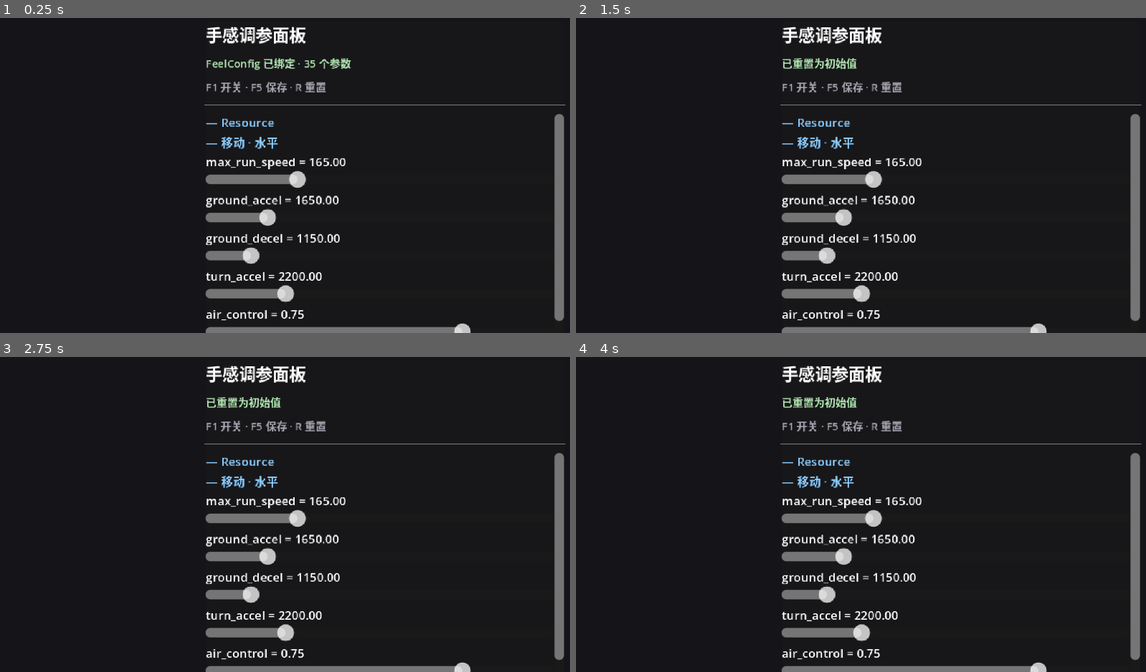
Above: before the commit, frames 1-4 (two rows, left to right).
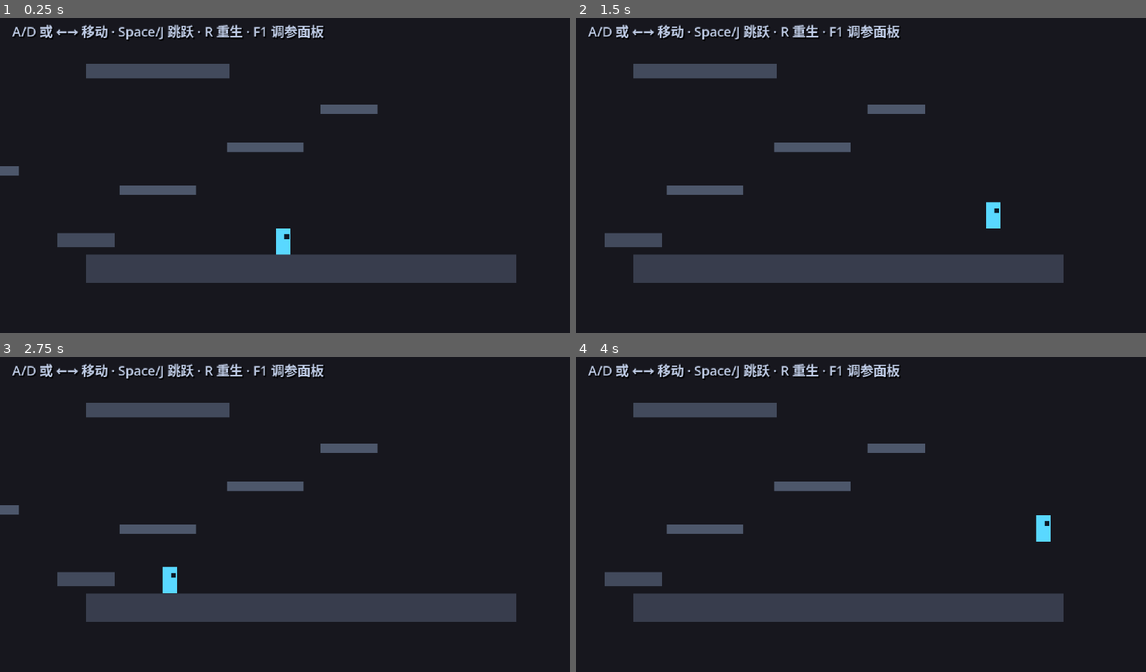
Above: after the commit, the same moments.

Repository: Palard-Lancelot/Palard-ZMD
Game: Godot game, scene res://scenes/boot/boot.tscn
Same seed, same stepped clock (60 frames per second), same inputs: the game is played once before the commit and once after it.
Inputs:
- Up to frame 1 (0.25 s): no input
- Up to frame 2 (1.5 s): tap Enter at 0.5 s; hold Space (jump) 0.53-1.28 s; hold D (move_right) from 0.53 s (still down); tap R at 0.6 s; tap Space (jump) at 1.35 s
- Up to frame 3 (2.75 s): tap Space (jump) at 1.52, 1.82 s; tap R at 1.55, 2.1 s; release D (move_right) at 2.03 s; hold A (move_left) from 2.03 s (still down); hold Space (jump) from 2.03 s (still down)
- Up to frame 4 (4 s): release A (move_left) at 2.78 s; release Space (jump) at 2.78 s; hold D (move_right) from 2.78 s (still down); tap R at 2.85 s; tap Space (jump) at 3.02, 3.32 s; hold Space (jump) from 3.53 s (still down)

The runs differ from the first frame. In frame 1, 17% of the frame differs, in the area x 0-100%, y 2-100%; in frame 2, 17%; in frame 3, 17%; in frame 4, 17%.

Commit message:
feat(player): 玩家移动 + 灰盒测试场景 + 物理回归测试 (阶段0 任务 0.5)
设计依据：DESIGN.md 第 6 节「手感规格」

新增：
- scripts/player/player.gd      走/跳/落，三段式水平加速
                                · 加速/减速/转身 用不同加速度（转身比起步更快）
                                · 土狼时间 + 跳跃缓冲（均 0.10s）
                                · 可变跳跃高度（松手截断上升）
                                · 升降用不同重力倍率
                                · 最小状态机 IDLE/RUN/JUMP/FALL/LAND
- scenes/player/player.tscn     碰撞盒 12x22，视觉方块与碰撞盒一致
                                含 Hurtbox 预留（任务 0.9 用）与 Camera2D
- scenes/world/test_level.tscn  灰盒测试场景：地面 / 4 层平台 / 台阶 / 墙 / 天花板 / 坑
- scripts/world/test_level.gd   出生点、掉落重生、目标平台判定
- tests/test_movement.gd        物理回归测试（8 项断言，全部通过）

修改：
- boot.tscn  空 World 换成 test_level 实例；删掉多余的根 Camera2D
- boot.gd    把 FeelConfig 注入 World；新增 DSH_SKIP_BOOT_QUIT 环境变量开关
- debug_panel.gd  面板移到左上角、宽度 300 到 150、字号缩小、默认隐藏
                  过滤 PROPERTY_USAGE_CATEGORY（脚本类描述会被当成垃圾分组 Resource）

验证：tests/test_movement.gd 8/8 通过
  · 自由落体精确停在地面 y=14.0（理论值 14.0）
  · 跳跃峰值 46px（目标 48px，离散积分的正常偏差）
  · 水平速度精确达到 165.0

已知偏差：跳跃峰值比理论低约 4%（Euler 离散积分每帧多算一次重力，45 帧累计约 2px）

Diff:
--- a/scenes/boot/boot.tscn
+++ b/scenes/boot/boot.tscn
@@ -2,13 +2,11 @@
 
 [ext_resource type="Script" path="res://scripts/boot/boot.gd" id="1_boot"]
 [ext_resource type="PackedScene" path="res://scenes/debug/debug_panel.tscn" id="2_debug_panel"]
+[ext_resource type="PackedScene" path="res://scenes/world/test_level.tscn" id="3_test_level"]
 
 [node name="Boot" type="Node2D"]
 script = ExtResource("1_boot")
 
-[node name="Camera2D" type="Camera2D" parent="."]
-position = Vector2(240, 135)
-
-[node name="World" type="Node2D" parent="."]
+[node name="World" parent="." instance=ExtResource("3_test_level")]
 
 [node name="DebugPanel" parent="." instance=ExtResource("2_debug_panel")]
--- /dev/null
+++ b/scenes/player/player.tscn
@@ -0,0 +1,39 @@
+[gd_scene load_steps=4 format=3]
+
+[ext_resource type="Script" path="res://scripts/player/player.gd" id="1_player"]
+
+[sub_resource type="RectangleShape2D" id="RectangleShape2D_player"]
+size = Vector2(12, 22)
+
+[sub_resource type="RectangleShape2D" id="RectangleShape2D_hurtbox"]
+size = Vector2(14, 24)
+
+[node name="Player" type="CharacterBody2D"]
+collision_layer = 2
+collision_mask = 1
+script = ExtResource("1_player")
+
+[node name="CollisionShape2D" type="CollisionShape2D" parent="."]
+position = Vector2(0, -11)
+shape = SubResource("RectangleShape2D_player")
+
+[node name="BodyVisual" type="Polygon2D" parent="."]
+color = Color(0.35, 0.85, 1, 1)
+polygon = PackedVector2Array(-6, -22, 6, -22, 6, 0, -6, 0)
+
+[node name="EyeVisual" type="Polygon2D" parent="."]
+color = Color(0.05, 0.1, 0.15, 1)
+polygon = PackedVector2Array(1, -17, 5, -17, 5, -13, 1, -13)
+
+[node name="Hurtbox" type="Area2D" parent="."]
+collision_layer = 8
+collision_mask = 0
+
+[node name="CollisionShape2D" type="CollisionShape2D" parent="Hurtbox"]
+position = Vector2(0, -11)
+shape = SubResource("RectangleShape2D_hurtbox")
+
+[node name="Camera2D" type="Camera2D" parent="."]
+position = Vector2(0, -40)
+position_smoothing_enabled = true
+position_smoothing_speed = 8.0
--- /dev/null
+++ b/scenes/world/test_level.tscn
@@ -0,0 +1,229 @@
+[gd_scene load_steps=16 format=3]
+
+[ext_resource type="PackedScene" path="res://scenes/player/player.tscn" id="1_player"]
+[ext_resource type="Script" path="res://scripts/world/test_level.gd" id="2_level"]
+
+[sub_resource type="RectangleShape2D" id="RectangleShape2D_ground"]
+size = Vector2(360, 24)
+
+[sub_resource type="RectangleShape2D" id="RectangleShape2D_plat_a"]
+size = Vector2(64, 8)
+
+[sub_resource type="RectangleShape2D" id="RectangleShape2D_plat_b"]
+size = Vector2(64, 8)
+
+[sub_resource type="RectangleShape2D" id="RectangleShape2D_plat_c"]
+size = Vector2(48, 8)
+
+[sub_resource type="RectangleShape2D" id="RectangleShape2D_plat_d"]
+size = Vector2(40, 8)
+
+[sub_resource type="RectangleShape2D" id="RectangleShape2D_plat_e"]
+size = Vector2(48, 8)
+
+[sub_resource type="RectangleShape2D" id="RectangleShape2D_step"]
+size = Vector2(48, 12)
+
+[sub_resource type="RectangleShape2D" id="RectangleShape2D_wall"]
+size = Vector2(12, 96)
+
+[sub_resource type="RectangleShape2D" id="RectangleShape2D_ceiling"]
+size = Vector2(120, 12)
+
+[sub_resource type="RectangleShape2D" id="RectangleShape2D_pit"]
+size = Vector2(8, 64)
+
+[node name="TestLevel" type="Node2D"]
+script = ExtResource("2_level")
+
+[node name="Background" type="ColorRect" parent="."]
+offset_left = -200.0
+offset_top = -200.0
+offset_right = 900.0
+offset_bottom = 400.0
+color = Color(0.09, 0.09, 0.12, 1)
+show_behind_parent = true
+mouse_filter = 2
+
+[node name="WinBoxTop" type="ColorRect" parent="Background"]
+offset_left = 320.0
+offset_top = 0.0
+offset_right = 420.0
+offset_bottom = 10.0
+color = Color(0.55, 0.35, 0.75, 1)
+
+[node name="WinBox" type="Area2D" parent="."]
+collision_layer = 0
+collision_mask = 2
+
+[node name="CollisionShape2D" type="CollisionShape2D" parent="WinBox"]
+position = Vector2(370, -6)
+shape = SubResource("RectangleShape2D_plat_d")
+
+[node name="Ground" type="StaticBody2D" parent="."]
+collision_layer = 1
+collision_mask = 0
+
+[node name="CollisionShape2D" type="CollisionShape2D" parent="Ground"]
+position = Vector2(240, 26)
+shape = SubResource("RectangleShape2D_ground")
+
+[node name="Visual" type="ColorRect" parent="Ground"]
+offset_left = 60.0
+offset_top = 14.0
+offset_right = 420.0
+offset_bottom = 38.0
+color = Color(0.22, 0.24, 0.3, 1)
+mouse_filter = 2
+
+[node name="PlatformA" type="StaticBody2D" parent="."]
+position = Vector2(120, -40)
+collision_layer = 1
+collision_mask = 0
+
+[node name="CollisionShape2D" type="CollisionShape2D" parent="PlatformA"]
+shape = SubResource("RectangleShape2D_plat_a")
+
+[node name="Visual" type="ColorRect" parent="PlatformA"]
+offset_left = -32.0
+offset_top = -4.0
+offset_right = 32.0
+offset_bottom = 4.0
+color = Color(0.3, 0.34, 0.42, 1)
+mouse_filter = 2
+
+[node name="PlatformB" type="StaticBody2D" parent="."]
+position = Vector2(210, -76)
+collision_layer = 1
+collision_mask = 0
+
+[node name="CollisionShape2D" type="CollisionShape2D" parent="PlatformB"]
+shape = SubResource("RectangleShape2D_plat_b")
+
+[node name="Visual" type="ColorRect" parent="PlatformB"]
+offset_left = -32.0
+offset_top = -4.0
+offset_right = 32.0
+offset_bottom = 4.0
+color = Color(0.3, 0.34, 0.42, 1)
+mouse_filter = 2
+
+[node name="PlatformC" type="StaticBody2D" parent="."]
+position = Vector2(280, -108)
+collision_layer = 1
+collision_mask = 0
+
+[node name="CollisionShape2D" type="CollisionShape2D" parent="PlatformC"]
+shape = SubResource("RectangleShape2D_plat_c")
+
+[node name="Visual" type="ColorRect" parent="PlatformC"]
+offset_left = -24.0
+offset_top = -4.0
+offset_right = 24.0
+offset_bottom = 4.0
+color = Color(0.3, 0.34, 0.42, 1)
+mouse_filter = 2
+
+[node name="PlatformD" type="StaticBody2D" parent="."]
+position = Vector2(-20, -56)
+collision_layer = 1
+collision_mask = 0
+
+[node name="CollisionShape2D" type="CollisionShape2D" parent="PlatformD"]
+shape = SubResource("RectangleShape2D_plat_e")
+
+[node name="Visual" type="ColorRect" parent="PlatformD"]
+offset_left = -24.0
+offset_top = -4.0
+offset_right = 24.0
+offset_bottom = 4.0
+color = Color(0.3, 0.34, 0.42, 1)
+mouse_filter = 2
+
+[node name="Step" type="StaticBody2D" parent="."]
+position = Vector2(60, 2)
+collision_layer = 1
+collision_mask = 0
+
+[node name="CollisionShape2D" type="CollisionShape2D" parent="Step"]
+shape = SubResource("RectangleShape2D_step")
+
+[node name="Visual" type="ColorRect" parent="Step"]
+offset_left = -24.0
+offset_top = -6.0
+offset_right = 24.0
+offset_bottom = 6.0
+color = Color(0.26, 0.29, 0.36, 1)
+mouse_filter = 2
+
+[node name="Wall" type="StaticBody2D" parent="."]
+position = Vector2(-52, 0)
+collision_layer = 1
+collision_mask = 0
+
+[node name="CollisionShape2D" type="CollisionShape2D" parent="Wall"]
+shape = SubResource("RectangleShape2D_wall")
+
+[node name="Visual" type="ColorRect" parent="Wall"]
+offset_left = -6.0
+offset_top = -48.0
+offset_right = 6.0
+offset_bottom = 48.0
+color = Color(0.26, 0.29, 0.36, 1)
+mouse_filter = 2
+
+[node name="Ceiling" type="StaticBody2D" parent="."]
+position = Vector2(120, -140)
+collision_layer = 1
+collision_mask = 0
+
+[node name="CollisionShape2D" type="CollisionShape2D" parent="Ceiling"]
+shape = SubResource("RectangleShape2D_ceiling")
+
+[node name="Visual" type="ColorRect" parent="Ceiling"]
+offset_left = -60.0
+offset_top = -6.0
+offset_right = 60.0
+offset_bottom = 6.0
+color = Color(0.26, 0.29, 0.36, 1)
+mouse_filter = 2
+
+[node name="PitLeft" type="StaticBody2D" parent="."]
+position = Vector2(-12, 40)
+collision_layer = 1
+collision_mask = 0
+
+[node name="CollisionShape2D" type="CollisionShape2D" parent="PitLeft"]
+shape = SubResource("RectangleShape2D_pit")
+
+[node name="PitRight" type="StaticBody2D" parent="."]
+position = Vector2(492, 40)
+collision_layer = 1
+collision_mask = 0
+
+[node name="CollisionShape2D" type="CollisionShape2D" parent="PitRight"]
+shape = SubResource("RectangleShape2D_pit")
+
+[node name="Player" parent="." instance=ExtResource("1_player")]
+position = Vector2(225, 0)
+
+[node name="Camera2D" type="Camera2D" parent="Player"]
+limit_left = -12
+limit_top = -170
+limit_right = 492
+limit_bottom = 60
+
+[node name="HUD" type="CanvasLayer" parent="."]
+layer = 50
+
+[node name="Hint" type="Label" parent="HUD"]
+offset_left = 10.0
+offset_top = 8.0
+offset_right = 400.0
+offset_bottom = 30.0
+text = "A/D 或 ←→ 移动 · Space/J 跳跃 · R 重生 · F1 调参面板"
+theme_override_colors/font_color = Color(0.75, 0.8, 0.9, 1)
+theme_override_colors/font_shadow_color = Color(0, 0, 0, 0.8)
+theme_override_constants/shadow_offset_x = 1
+theme_override_constants/shadow_offset_y = 1
+theme_override_font_sizes/font_size = 11
--- a/scripts/boot/boot.gd
+++ b/scripts/boot/boot.gd
@@ -19,6 +19,7 @@
 var feel: Resource = null
 
 @onready var debug_panel: CanvasLayer = $DebugPanel
+@onready var world: Node2D = $World
 
 
 func _ready() -> void:
@@ -28,13 +29,26 @@
 	debug_panel.bind(feel)
 	_log("调试面板已绑定 —— 按 F1 打开")
 
+	# 把手感配置注入世界（玩家从 TestLevel 拿到它）
+	if world.has_method("setup_player"):
+		world.setup_player(feel)
+		_log("FeelConfig 已注入 World")
+	else:
+		push_warning("World 节点没有 setup_player() 方法 —— 玩家将拿不到手感配置")
+
 	_print_feel_summary()
 	_print_validation()
 
-	# 无头模式下直接退出，供 CI / 命令行自检使用
-	if DisplayServer.get_name() == "headless":
+	# 无头模式下直接退出，供命令行自检使用。
+	# ⚠️ 自动化测试会以本场景为依赖加载，此时必须跳过退出，
+	#    否则整个 SceneTree 会提前结束，测试跑不完。
+	#    用法：设置环境变量 DSH_SKIP_BOOT_QUIT=1
+	var skip_quit := OS.get_environment("DSH_SKIP_BOOT_QUIT") == "1"
+	if DisplayServer.get_name() == "headless" and not skip_quit:
 		_log("headless 自检完成，退出")
 		get_tree().quit()
+	else:
+		_log("进入游戏 —— R 重生 · F1 调参 · Esc 退出")
 
 
 func _unhandled_input(event: InputEvent) -> void:
--- a/scripts/debug/debug_panel.gd
+++ b/scripts/debug/debug_panel.gd
@@ -18,7 +18,11 @@
 const FeelConfigScript := preload("res://scripts/config/feel_config.gd")
 
 const SAVE_PATH := "user://feel_config_saved.tres"
-const PANEL_WIDTH := 300.0
+## 面板宽度按「视口坐标」计（CanvasLayer 随 stretch 一起缩放）。
+## 基准视口 480×270 → 150 约占 31%，留够空间看游戏。
+const PANEL_WIDTH := 150.0
+const FONT_SMALL := 8
+const FONT_TITLE := 11
 
 var feel: Resource = null
 
@@ -32,9 +36,9 @@
 func _ready() -> void:
 	layer = 100
 	_build_ui()
-	# debug 构建下默认展开：否则新手根本不知道有这个面板
-	# （正式导出后 is_debug_build() 为 false，默认隐藏）
-	visible = OS.is_debug_build()
+	# 默认隐藏：让玩家先纯粹感受手感，需要调参时按 F1 打开。
+	# （之前设成 is_debug_build() 默认展开，实测面板会挡住游戏主体）
+	visible = false
 
 
 ## 由 boot.gd 调用：绑定手感配置并生成滑块
@@ -62,18 +66,17 @@
 # ============================================================
 
 func _build_ui() -> void:
-	# 直接把 PanelContainer 锚定到右侧。
-	# ⚠️ 不要用 MarginContainer + set_anchors_preset 做定位：
-	#    CanvasLayer 没有尺寸，锚点会解析为 0，面板会被放到屏幕外。
+	# 面板放在**左上角**（不是右上角）：玩家出生点在画面中部，
+	# 右上角会挡住游戏主体；左上角只压住背景。
 	_root = PanelContainer.new()
-	_root.anchor_left = 1.0
-	_root.anchor_right = 1.0
+	_root.anchor_left = 0.0
+	_root.anchor_right = 0.0
 	_root.anchor_top = 0.0
 	_root.anchor_bottom = 0.0
-	_root.offset_left = -PANEL_WIDTH - 8.0
-	_root.offset_right = -8.0
-	_root.offset_top = 8.0
-	_root.offset_bottom = 8.0
+	_root.offset_left = 6.0
+	_root.offset_right = 6.0 + PANEL_WIDTH
+	_root.offset_top = 6.0
+	_root.offset_bottom = 6.0
 	_root.grow_vertical = Control.GROW_DIRECTION_END
 	_root.mouse_filter = Control.MOUSE_FILTER_STOP
 	add_child(_root)
@@ -84,34 +87,36 @@
 
 	# --- 标题 ---
 	var title := Label.new()
-	title.text = "手感调参面板"
-	title.add_theme_font_size_override("font_size", 14)
+	title.text = "手感调参"
+	title.add_theme_font_size_override("font_size", FONT_TITLE)
 	outer.add_child(title)
 
 	# --- 状态行 ---
 	_status = Label.new()
 	_status.text = "未绑定 FeelConfig"
-	_status.add_theme_font_size_override("font_size", 9)
+	_status.add_theme_font_size_override("font_size", FONT_SMALL)
+	_status.autowrap_mode = TextServer.AUTOWRAP_WORD_SMART
 	_status.modulate = Color(0.7, 0.9, 0.7)
 	outer.add_child(_status)
 
 	var keys := Label.new()
 	keys.text = "F1 开关 · F5 保存 · R 重置"
-	keys.add_theme_font_size_override("font_size", 9)
+	keys.add_theme_font_size_override("font_size", FONT_SMALL)
 	keys.modulate = Color(0.65, 0.65, 0.7)
 	outer.add_child(keys)
 
 	outer.add_child(HSeparator.new())
 
 	# --- 滚动区 ---
+	# 高度按视口 270 计：留出标题/状态行后约 200
 	var scroll := ScrollContainer.new()
-	scroll.custom_minimum_size = Vector2(PANEL_WIDTH - 16.0, 460.0)
+	scroll.custom_minimum_size = Vector2(PANEL_WIDTH - 14.0, 200.0)
 	scroll.horizontal_scroll_mode = ScrollContainer.SCROLL_MODE_DISABLED
 	outer.add_child(scroll)
 
 	_list = VBoxContainer.new()
 	_list.size_flags_horizontal = Control.SIZE_EXPAND_FILL
-	_list.add_theme_constant_override("separation", 2)
+	_list.add_theme_constant_override("separation", 1)
 	scroll.add_child(_list)
 
 
@@ -133,7 +138,11 @@
 		var ptype: int = prop.get("type", 0)
 		var pusage: int = prop.get("usage", 0)
 
-		# PROPERTY_USAGE_GROUP 的 name 就是分组名
+		# PROPERTY_USAGE_GROUP 的 name 就是分组名。
+		# ⚠️ 必须排除 PROPERTY_USAGE_CATEGORY：脚本的类描述会被当成
+		#    一个 category 抛出来（显示为 "— Resource"），那是垃圾分组。
+		if pusage & PROPERTY_USAGE_CATEGORY:
+			continue
 		if pusage & PROPERTY_USAGE_GROUP:
 			current_group = pname
 			_add_group_header(current_group)
@@ -151,8 +160,8 @@
 
 func _add_group_header(group_name: String) -> void:
 	var header := Label.new()
-	header.text = "— " + group_name
-	header.add_theme_font_size_override("font_size", 10)
+	header.text = "· " + group_name
+	header.add_theme_font_size_override("font_size", FONT_SMALL + 1)
 	header.modulate = Color(0.55, 0.8, 1.0)
 	_list.add_child(header)
 
@@ -192,7 +201,8 @@
 
 	var label := Label.new()
 	label.text = "%s = %s" % [pname, _fmt(value, is_int)]
-	label.add_theme_font_size_override("font_size", 10)
+	label.add_theme_font_size_override("font_size", FONT_SMALL)
+	label.clip_text = true
 	row.add_child(label)
 
 	var slider := HSlider.new()
@@ -200,7 +210,7 @@
 	slider.max_value = vmax
 	slider.step = vstep
 	slider.value = float(value)
-	slider.custom_minimum_size = Vector2(PANEL_WIDTH - 40.0, 0.0)
+	slider.custom_minimum_size = Vector2(PANEL_WIDTH - 26.0, 0.0)
 	row.add_child(slider)
 
 	_sliders[pname] = {
--- /dev/null
+++ b/scripts/player/player.gd
@@ -0,0 +1,166 @@
+extends CharacterBody2D
+## 玩家移动（阶段 0 任务 0.5）
+##
+## 职责范围：只做「走 / 跳 / 落」。攻击、受击、冲刺在后续任务（0.7–0.9）加入。
+##
+## 设计依据（DESIGN.md 第 6 节「手感规格」）：
+##   - 三段式水平加速：起步 / 减速 / 转身 各用不同加速度
+##     → 转身比起步更快，这是 Dead Cells 的招牌"干脆感"
+##   - 土狼时间（Coyote Time）：离开平台后短暂仍可起跳
+##   - 跳跃缓冲（Jump Buffer）：落地前按跳会被记住
+##   - 可变跳跃高度：松开跳跃键立刻衰减上升速度
+##
+## ⚠️ 所有手感数值都从 FeelConfig 读取，不得硬编码（DESIGN.md 第 12 节约束）
+
+## 由 boot.gd 注入
+var feel: Resource = null
+
+## 状态枚举（完整状态机在 0.6，这里先用最小集合）
+enum State { IDLE, RUN, JUMP, FALL, LAND }
+
+var state: State = State.IDLE
+
+## 计时器（秒）
+var _coyote_timer: float = 0.0
+var _jump_buffer_timer: float = 0.0
+## 落地后短暂显示 LAND 状态
+var _land_timer: float = 0.0
+
+## 是否处于跳跃的"上升期"（用于可变跳跃高度）
+var _is_rising: bool = false
+
+@onready var _body_visual: Polygon2D = $BodyVisual
+
+## 便于调试面板 / 日志读取
+var debug_state_name: String = "IDLE"
+
+
+func setup(config: Resource) -> void:
+	feel = config
+
+
+func _physics_process(delta: float) -> void:
+	if feel == null:
+		return
+
+	_update_timers(delta)
+	_handle_jump_input()
+	_apply_gravity(delta)
+	_apply_horizontal(delta)
+	_update_state()
+
+	move_and_slide()
+
+
+# ============================================================
+# 计时器：土狼时间 / 跳跃缓冲 / 落地
+# ============================================================
+
+func _update_timers(delta: float) -> void:
+	var was_on_floor := is_on_floor()
+
+	# --- 土狼时间 ---
+	if was_on_floor:
+		_coyote_timer = feel.coyote_time
+	else:
+		_coyote_timer = maxf(0.0, _coyote_timer - delta)
+
+	# --- 跳跃缓冲 ---
+	if Input.is_action_just_pressed("jump"):
+		_jump_buffer_timer = feel.jump_buffer_time
+	else:
+		_jump_buffer_timer = maxf(0.0, _jump_buffer_timer - delta)
+
+	# --- 起跳瞬间：松开跳跃键 → 截断上升速度（可变跳跃高度）---
+	if _is_rising and not Input.is_action_pressed("jump"):
+		velocity.y = maxf(velocity.y, -feel.jump_velocity * feel.jump_cut_mult)
+		_is_rising = false
+
+	# --- 上升 / 下落 切换 ---
+	if velocity.y < 0.0:
+		_is_rising = true
+	elif velocity.y >= 0.0:
+		_is_rising = false
+
+	# --- 落地检测（用于 LAND 状态与计时重置）---
+	if not was_on_floor and is_on_floor():
+		_land_timer = 0.10
+		_coyote_timer = feel.coyote_time
+	_land_timer = maxf(0.0, _land_timer - delta)
+
+
+# ============================================================
+# 跳跃：缓冲 + 土狼时间
+# ============================================================
+
+func _handle_jump_input() -> void:
+	# 缓冲窗口内有输入 且 土狼窗口内（或在地面）→ 起跳
+	if _jump_buffer_timer > 0.0 and _coyote_timer > 0.0:
+		velocity.y = -feel.jump_velocity
+		_jump_buffer_timer = 0.0
+		_coyote_timer = 0.0
+		_is_rising = true
+
+
+# ============================================================
+# 重力：上升 / 下落 用不同倍率
+# ============================================================
+
+func _apply_gravity(delta: float) -> void:
+	# ⚠️ 显式标注 float：feel 声明为 Resource，其属性参与运算后无法类型推断
+	var g: float = feel.gravity
+	if velocity.y < 0.0:
+		g *= feel.rise_gravity_mult
+	else:
+		g *= feel.fall_gravity_mult
+
+	velocity.y += g * delta
+	velocity.y = minf(velocity.y, feel.max_fall_speed)
+
+
+# ============================================================
+# 水平移动：三段式加速（起步 / 减速 / 转身）
+# ============================================================
+
+func _apply_horizontal(delta: float) -> void:
+	var dir := Input.get_axis("move_left", "move_right")
+	var air_mult: float = feel.air_control if not is_on_floor() else 1.0
+
+	if is_zero_approx(dir):
+		# --- 无输入：减速 ---
+		velocity.x = move_toward(velocity.x, 0.0, feel.ground_decel * air_mult * delta)
+	else:
+		var target: float = dir * feel.max_run_speed
+		var accel: float
+		if not is_zero_approx(velocity.x) and signf(velocity.x) != signf(dir):
+			# --- 反向输入：转身（比起步更快）---
+			accel = feel.turn_accel
+		else:
+			# --- 同向或静止：起步 ---
+			accel = feel.ground_accel
+		velocity.x = move_toward(velocity.x, target, accel * air_mult * delta)
+
+
+# ============================================================
+# 状态判定（完整状态机在任务 0.6 实现）
+# ============================================================
+
+func _update_state() -> void:
+	var prev := state
+	if _land_timer > 0.0 and is_on_floor():
+		state = State.LAND
+	elif not is_on_floor():
+		state = State.JUMP if velocity.y < 0.0 else State.FALL
+	elif absf(velocity.x) > 1.0:
+		state = State.RUN
+	else:
+		state = State.IDLE
+
+	if state != prev:
+		debug_state_name = State.keys()[state]
+		if feel.show_state_debug:
+			print("[PLAYER] 状态 %s → %s" % [State.keys()[prev], debug_state_name])
+
+	# 朝向：让视觉方块朝移动方向翻转（视觉提示，后续用真实动画替代）
+	if not is_zero_approx(velocity.x):
+		_body_visual.scale.x = signf(velocity.x)
--- /dev/null
+++ b/scripts/world/test_level.gd
@@ -0,0 +1,61 @@
+extends Node2D
+## 灰盒测试场景（阶段 0 任务 0.5）
+##
+## 用途：验证玩家移动手感 —— 走 / 跳 / 落 / 土狼时间 / 跳跃缓冲
+## 场景内容：地面、4 层递进平台、台阶、墙、天花板、坑
+##
+## 设计说明：全部用 ColorRect 色块，不接美术。
+## 手感没调对之前画美术等于白画（DESIGN.md 第 7 节）。
+
+## 出生点：站在地面上（脚底对齐 y=0），且头顶无遮挡、不在平台正下方
+const SPAWN_POSITION := Vector2(225, 0)
+
+## 掉出这个高度以下就重生
+const DEATH_Y := 200.0
+
+@onready var player: CharacterBody2D = $Player
+@onready var win_box: Area2D = $WinBox
+
+var _spawn: Vector2
+var _fell_count: int = 0
+var _cleared: bool = false
+
+
+func _ready() -> void:
+	_spawn = SPAWN_POSITION
+	player.position = _spawn
+	win_box.body_entered.connect(_on_win_box_entered)
+	print("[LEVEL] 灰盒测试场景就绪 —— 目标：踩到右上角紫色方块")
+
+
+func _unhandled_input(event: InputEvent) -> void:
+	if event is InputEventKey and event.pressed and not event.echo:
+		if event.keycode == KEY_R:
+			respawn()
+			get_viewport().set_input_as_handled()
+
+
+func _physics_process(_delta: float) -> void:
+	# 掉出地图 → 自动重生
+	if player.position.y > DEATH_Y:
+		_fell_count += 1
+		print("[LEVEL] 掉落重生（第 %d 次）" % _fell_count)
+		respawn()
+
+
+## 由 boot.gd 调用，把 FeelConfig 透传给玩家
+func setup_player(config: Resource) -> void:
+	player.setup(config)
+
+
+func respawn() -> void:
+	player.position = _spawn
+	player.velocity = Vector2.ZERO
+	_cleared = false
+
+
+func _on_win_box_entered(body: Node2D) -> void:
+	if _cleared or body != player:
+		return
+	_cleared = true
+	print("[LEVEL] ★ 到达目标平台！")
--- /dev/null
+++ b/tests/test_movement.gd
@@ -0,0 +1,175 @@
+extends SceneTree
+## 移动物理回归测试（阶段 0 任务 0.5）
+##
+## 用途：不开窗口，自动验证「走 / 跳 / 落」的物理正确性。
+## 每次改动 player.gd 或 feel_config.gd 后都应该跑一遍。
+##
+## 用法：
+##   $env:DSH_SKIP_BOOT_QUIT = "1"
+##   & $GODOT --headless --path . --script "res://tests/test_movement.gd"
+##
+## ⚠️ 必须设置 DSH_SKIP_BOOT_QUIT=1，否则 boot.gd 的 headless 自检会提前退出整个 SceneTree。
+
+const GROUND_TOP := 14.0          ## 测试场景地面顶部的全局 y
+const CLEAR_COLUMN_X := 330.0     ## 无天花板 / 无平台的空旷列
+const EPSILON_Y := 2.0
+
+const CASE_COUNT := 3
+
+var _player: CharacterBody2D = null
+var _started := false
+var _case := 0
+var _frame := 0
+var _min_y := 0.0
+var _max_y := 0.0
+var _landed_frame := -1
+var _results: Array = []
+
+
+func _physics_process(_d: float) -> bool:
+	if not _started:
+		_boot()
+		return false
+
+	_frame += 1
+	_min_y = minf(_min_y, _player.position.y)
+	_max_y = maxf(_max_y, _player.position.y)
+	if _player.is_on_floor() and _landed_frame < 0:
+		_landed_frame = _frame
+
+	_apply_input()
+
+	var total := _total_frames()
+	if _frame >= total:
+		_finish_case()
+		_case += 1
+		if _case >= CASE_COUNT:
+			_report()
+			return true
+		_begin_case()
+	return false
+
+
+# ============================================================
+# 用例定义
+# ============================================================
+
+func _total_frames() -> int:
+	match _case:
+		0: return 70    # 自由落体（约 42 帧落地 + 余量）
+		1: return 70    # 原地跳跃：滞空 0.75s = 45 帧，从第 8 帧起跳 → 需 ~55 帧落地，留余量
+		2: return 40    # 向右跑
+	return 30
+
+
+func _begin_case() -> void:
+	_frame = 0
+	_landed_frame = -1
+	Input.action_release("move_right")
+	Input.action_release("move_left")
+	Input.action_release("jump")
+
+	match _case:
+		0:
+			_player.position = Vector2(CLEAR_COLUMN_X, -150)
+			_player.velocity = Vector2.ZERO
+		1:
+			_player.position = Vector2(CLEAR_COLUMN_X, GROUND_TOP)
+			_player.velocity = Vector2.ZERO
+		2:
+			_player.position = Vector2(CLEAR_COLUMN_X, GROUND_TOP)
+			_player.velocity = Vector2.ZERO
+
+	_min_y = _player.position.y
+	_max_y = _player.position.y
+
+
+func _apply_input() -> void:
+	match _case:
+		1:
+			# 第 8 帧起按住跳跃（留出落地稳定的时间）
+			if _frame >= 8:
+				if not Input.is_action_pressed("jump"):
+					Input.action_press("jump")
+		2:
+			if _frame >= 8:
+				Input.action_press("move_right")
+
+
+func _finish_case() -> void:
+	Input.action_release("move_right")
+	Input.action_release("move_left")
+	Input.action_release("jump")
+
+	var name := ""
+	var checks: Array = []
+
+	match _case:
+		0:
+			name = "自由落体停在地面"
+			checks = [
+				["落地检测", _landed_frame > 0],
+				["停在地面 y≈%.0f（实测 %.1f）" % [GROUND_TOP, _player.position.y],
+					absf(_player.position.y - GROUND_TOP) < EPSILON_Y],
+				["垂直静止", absf(_player.velocity.y) < 1.0],
+			]
+		1:
+			name = "跳跃高度符合配置（目标 48px）"
+			var peak: float = GROUND_TOP - _min_y
+			checks = [
+				["跳跃发生（峰值 %.1fpx > 5）" % peak, peak > 5.0],
+				["峰值在 36–60px 之间（±25%）", peak > 36.0 and peak < 60.0],
+				["落回地面", absf(_player.position.y - GROUND_TOP) < EPSILON_Y],
+			]
+		2:
+			name = "向右移动达到最大速度"
+			checks = [
+				["向右位移 %.1fpx" % (_player.position.x - CLEAR_COLUMN_X),
+					_player.position.x > CLEAR_COLUMN_X + 10.0],
+				["速度达上限 165（实测 %.1f）" % _player.velocity.x,
+					absf(_player.velocity.x - 165.0) < 8.0],
+			]
+
+	_results.append({"name": name, "checks": checks})
+
+
+# ============================================================
+# 启动 / 报告
+# ============================================================
+
+func _boot() -> void:
+	_started = true
+	var scene: PackedScene = load("res://scenes/boot/boot.tscn")
+	var root: Node = scene.instantiate()
+	get_root().add_child(root)
+	_player = root.get_node_or_null("World/Player")
+	if _player == null:
+		print("[TEST] FAIL: 找不到 World/Player")
+		quit(1)
+		return
+	_begin_case()
+
+
+func _report() -> void:
+	print("")
+	print("[TEST] ============== 移动物理回归测试 ==============")
+	var total := 0
+	var passed := 0
+	for r in _results:
+		print("[TEST] %s" % r["name"])
+		for c in r["checks"]:
+			total += 1
+			var ok: bool = c[1]
+			if ok:
+				passed += 1
+			var tag := "[PASS]"
+			if not ok:
+				tag = "[FAIL]"
+			print("[TEST]   %s %s" % [tag, c[0]])
+	print("[TEST] -----------------------------------------------")
+	print("[TEST] 结果: %d / %d 通过" % [passed, total])
+	if passed == total and total > 0:
+		print("[TEST] ★ 全部通过")
+	else:
+		print("[TEST] ✗ 有失败项")
+	print("[TEST] ===============================================")
Not shown, added: scripts/player/player.gd.uid
Not shown, added: scripts/world/test_level.gd.uid
